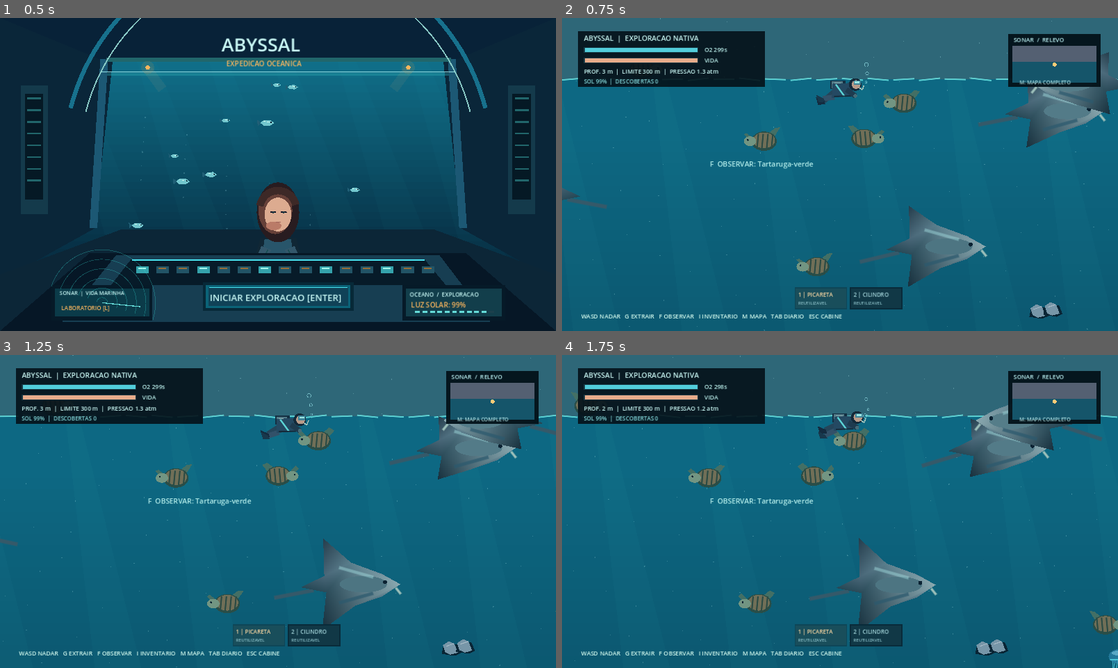
Above: before the commit, frames 1-4 (two rows, left to right).
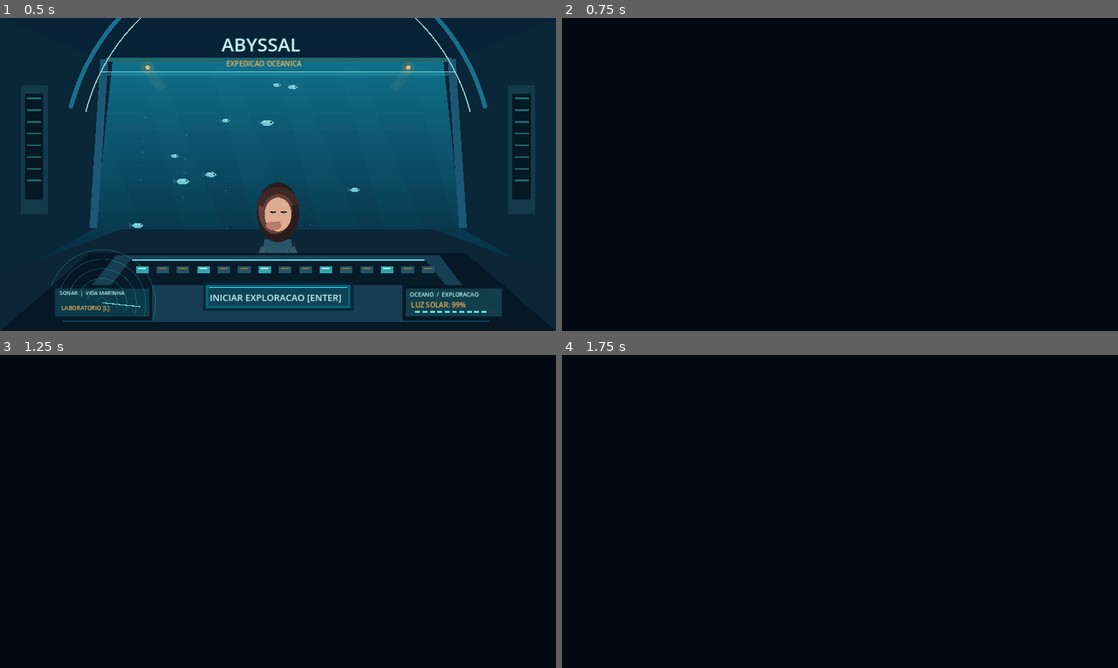
Above: after the commit, the same moments.

Repository: Esaneto/Abyssal
Game: Godot game, scene res://scenes/main.tscn
Two runs of this game, one before a commit and one after it. Both use one fixed random seed, a clock stepped at 60 frames per second and the inputs below.
Inputs (mouse positions are in pixels of both pictures, inside the frame that each line leads up to):
- Up to frame 1 (0.5 s): no input
- Up to frame 2 (0.75 s): tap Enter at 0.5 s; move the mouse to (962, 158) at 0.52 s; hold D (move_right) from 0.53 s (still down); hold G (extract) from 0.53 s (still down); click (962, 158) at 0.67 s
- Up to frame 3 (1.25 s): keep holding D (move_right); keep holding G (extract); tap Space at 0.77 s
- Up to frame 4 (1.75 s): release D (move_right) at 1.25 s; release G (extract) at 1.25 s; drag from (728, 527) to (812, 574) at 1.27 s

Frame 1 is identical in both runs. In frame 2, 95% of the frame differs, in the area x 0-100%, y 0-100%; in frame 3, 95%; in frame 4, 95%.
Error after the commit: Parse Error: Cannot infer the type of "left" variable because the value doesn't have a set type. (res://scripts/ocean_expedition.gd:415)

Commit message:
feat(godot): seven passable geological arches with matching collision and sonar geometry

Diff:
--- a/godot-client/scripts/ocean_expedition.gd
+++ b/godot-client/scripts/ocean_expedition.gd
@@ -23,6 +23,14 @@
 	{"pos": Vector2(8620.0, 4300.0), "radius": 280.0},
 	{"pos": Vector2(10880.0, 6100.0), "radius": 380.0},
 	{"pos": Vector2(14890.0, 9800.0), "radius": 390.0}
+]
+
+# Seven geological arches; physical openings are passable water corridors.
+const PASSAGE_ARCHES := [
+	Vector2(4800.0, 1350.0), Vector2(6800.0, 2350.0),
+	Vector2(10200.0, 3280.0), Vector2(13050.0, 3970.0),
+	Vector2(16500.0, 4850.0), Vector2(18900.0, 5200.0),
+	Vector2(21700.0, 6100.0)
 ]
 
 var diver: CharacterBody2D
@@ -54,6 +62,8 @@
 	_build_terrain_collision()
 	for rock in ROCKS:
 		_build_rock_collider(rock)
+	for arch in PASSAGE_ARCHES:
+		_build_arch_collision(arch)
 	diver = DiverScript.new()
 	diver.name = "Mergulhador"
 	diver.position = SPAWN
@@ -91,6 +101,10 @@
 		var origin: Vector2 = rock["pos"]
 		if point.distance_to(origin) <= float(rock["radius"]) * 1.02 + clearance:
 			return false
+	for arch in PASSAGE_ARCHES:
+		for solid in _arch_solids(arch):
+			if solid.grow(clearance).has_point(point):
+				return false
 	return true
 
 func begin_expedition() -> void:
@@ -198,6 +212,28 @@
 	body.add_child(polygon)
 	add_child(body)
 
+func _arch_solids(center: Vector2) -> Array[Rect2]:
+	# Roof + left and right buttresses. The central tunnel is explicitly EMPTY.
+	return [
+		Rect2(center + Vector2(-380.0, -220.0), Vector2(220.0, 415.0)),
+		Rect2(center + Vector2(160.0, -220.0), Vector2(220.0, 415.0)),
+		Rect2(center + Vector2(-160.0, -220.0), Vector2(320.0, 116.0))
+	]
+
+func _build_arch_collision(center: Vector2) -> void:
+	var body := StaticBody2D.new()
+	body.name = "ArcoNavegavel"
+	body.collision_layer = 2
+	body.collision_mask = 0
+	for solid in _arch_solids(center):
+		var collider := CollisionShape2D.new()
+		var rectangle := RectangleShape2D.new()
+		rectangle.size = solid.size
+		collider.shape = rectangle
+		collider.position = solid.get_center()
+		body.add_child(collider)
+	add_child(body)
+
 func _rock_contour(center: Vector2, radius: float, seed: float) -> PackedVector2Array:
 	# Identical polygon is used for drawing AND physics: no invisible rock walls.
 	var points := PackedVector2Array()
@@ -234,6 +270,7 @@
 	_draw_marine_snow(area)
 	_draw_seafloor(area)
 	_draw_landmark_rocks(area)
+	_draw_navigable_arches(area)
 	_draw_kelps(area)
 	_draw_resources()
 	_draw_fauna(area)
@@ -355,6 +392,37 @@
 				var angle := float(k) * 2.33
 				draw_circle(pos + Vector2(cos(angle), sin(angle)) * r * 0.52,
 					2.7, Color(0.18, 0.9, 0.85, 0.42 + 0.19 * sin(time_s + float(k))))
+
+func _draw_navigable_arches(area: Rect2) -> void:
+	for arch in PASSAGE_ARCHES:
+		if not area.grow(480.0).has_point(arch):
+			continue
+		# The drawn roof/buttresses use the EXACT collision rectangles.
+		var solids := _arch_solids(arch)
+		for solid in solids:
+			draw_rect(solid, Color("#061e30"))
+			var interior := solid.grow(-12.0)
+			if interior.size.x > 0.0 and interior.size.y > 0.0:
+				draw_rect(interior, Color("#2a4c5c"))
+				var facet := PackedVector2Array([
+					interior.position,
+					interior.position + Vector2(interior.size.x, 0),
+					interior.position + Vector2(interior.size.x * 0.54, interior.size.y * 0.46),
+					interior.position + Vector2(0, interior.size.y * 0.84)
+				])
+				draw_colored_polygon(facet, Color("#426877"))
+		# Transparent tunnel rim highlights navigable opening instead of a fake portal.
+		var left := arch + Vector2(-160.0, -105.0)
+		var right := arch + Vector2(160.0, -105.0)
+		draw_line(left, right, Color(0.43, 0.68, 0.71, 0.62), 3.0)
+		draw_line(left, arch + Vector2(-160.0, 185.0), Color(0.14, 0.32, 0.43, 0.76), 3.0)
+		draw_line(right, arch + Vector2(160.0, 185.0), Color(0.14, 0.32, 0.43, 0.76), 3.0)
+		# Low-energy sediment vents animate at the arch foot.
+		for i in range(4):
+			var x := arch.x + (-286.0 if i < 2 else 286.0)
+			var rise := fposmod(time_s * (9.0 + float(i)) + float(i) * 21.0, 76.0)
+			draw_circle(Vector2(x + sin(time_s + float(i)) * 7.0, arch.y + 183.0 - rise),
+				2.5, Color(0.47, 0.82, 0.78, 0.28))
 
 func _draw_kelps(area: Rect2) -> void:
 	# Photosynthetic kelp only in the shallow, illuminated shelf biome.
